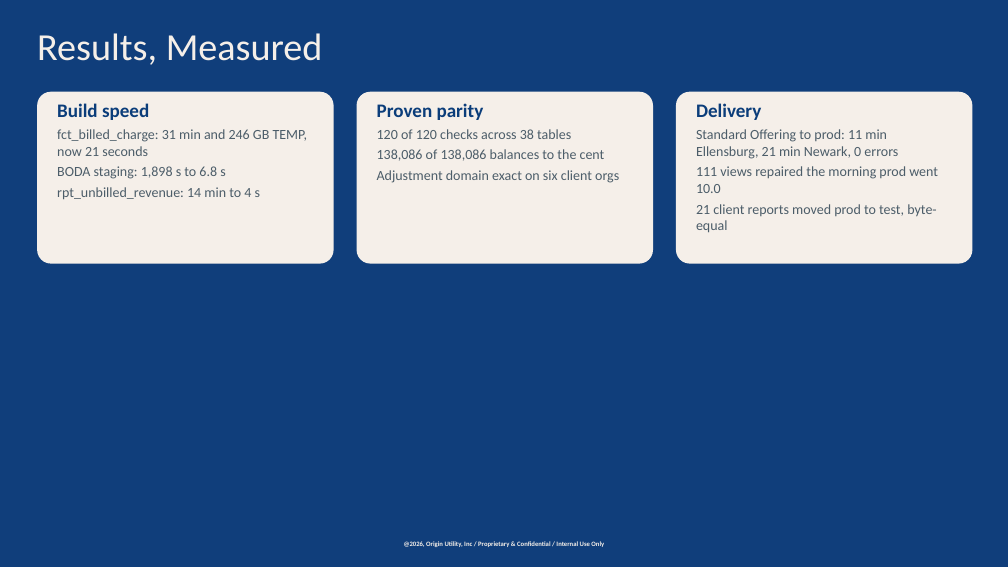
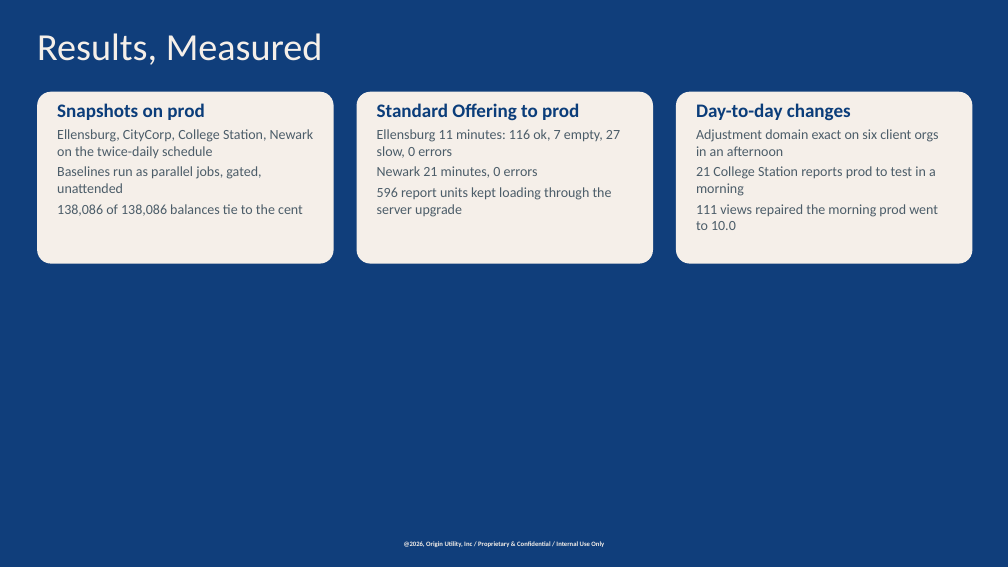
Before and after one commit to chasepowers59/OriginBA, a slide deck: slide 10 of jaspersoft/docs/OriginBA_Automated_Deployment.pptx (slide 13 before the commit). Drawn at 1008x567 pixels with LibreOffice and Linux fonts; fonts in the diff are those of the drawing; background and template pictures are left out; a plain dark background stands for a picture behind light text. Boxes give left, top, right and bottom in pixels: in the first picture for what was removed or moved away, otherwise in the second. Text is boxed around its words. In the diff, an @@ line names an element or a change of style, - is before the commit and + after.

```diff
--- a/jaspersoft/docs/OriginBA_Automated_Deployment.pptx
+++ b/jaspersoft/docs/OriginBA_Automated_Deployment.pptx
@@ text in rounded rectangle at box(57, 103, 314, 216): text changed @@
-Build speed
-fct_billed_charge: 31 min and 246 GB TEMP, now 21 seconds
-BODA staging: 1,898 s to 6.8 s
-rpt_unbilled_revenue: 14 min to 4 s
+Snapshots on prod
+Ellensburg, CityCorp, College Station, Newark on the twice-daily schedule
+Baselines run as parallel jobs, gated, unattended
+138,086 of 138,086 balances tie to the cent
@@ text in rounded rectangle at box(377, 103, 620, 217): text changed @@
-Proven parity
-120 of 120 checks across 38 tables
-138,086 of 138,086 balances to the cent
-Adjustment domain exact on six client orgs
+Standard Offering to prod
+Ellensburg 11 minutes: 116 ok, 7 empty, 27 slow, 0 errors
+Newark 21 minutes, 0 errors
+596 report units kept loading through the server upgrade
@@ text in rounded rectangle at box(696, 103, 939, 230): text changed @@
-Delivery
-Standard Offering to prod: 11 min Ellensburg, 21 min Newark, 0 errors
-111 views repaired the morning prod went 10.0
-21 client reports moved prod to test, byte-equal
+Day-to-day changes
+Adjustment domain exact on six client orgs in an afternoon
+21 College Station reports prod to test in a morning
+111 views repaired the morning prod went to 10.0
```
Also in this commit, not shown: 6 other slides changed, 6 slides added, 9 slides removed, 2 other files.
